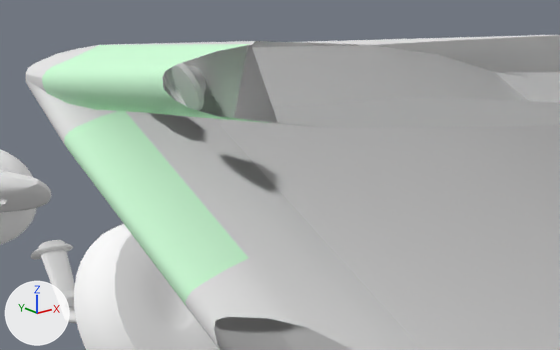
A saved change to the Blender file dev/blender/c172p-damage.blend.
Camera for both pictures: a camera (50 mm lens) standing at (-0.639, -3.912, 0.746) and looking at (0.084, -3.008, 0.384). The lights are fixed; the arrows at lower left show +X, +Y and +Z. Everything nearer to the camera than a plane just in front of the edit is cut away.

Names of what the first picture shows: 'LeftWheelBKD', 'LeftWheelStrutBKD', 'RightWheelBKD', 'fairing3D', 'landinglightcover_C', 'landinglightcover_D', 'lightlanding_D', 'wing_0_D', 'wing_leading_edge_left_C', 'wing_leading_edge_left_D', 'wing_left_C', 'wing_left_D'.
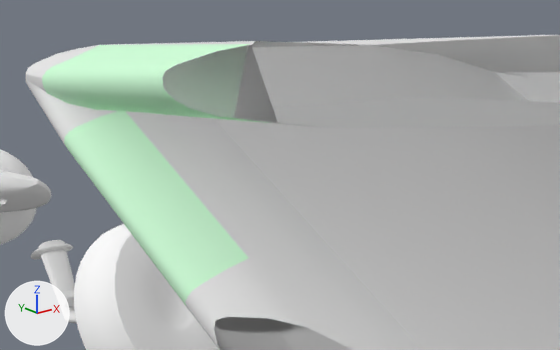
Boxes [x1, y1, x2, y2] around the edits, measured in the pictures (560 x 350 px):
'lightlanding_D', deleted
    before: [164, 63, 207, 111]

The change, as a list of edits to the scene's bpy script:
```text
Remove ob_lightlanding_d:
    ob_lightlanding_d = bpy.data.objects.new('lightlanding_D', me_torus_001)
    ob_lightlanding_d.parent = ob_wing_left_damage_group
    ob_lightlanding_d.location = (-0.0351, -2.922, 0.522)
    ob_lightlanding_d.rotation_euler = (0.00877, -0.356, -0.00401)  # degrees (0.5, -20, -0.2)
    ob_lightlanding_d.scale = (0.442, 0.442, 0.442)
Remove ob_lighttaxi_d:
    ob_lighttaxi_d = bpy.data.objects.new('lighttaxi_D', me_torus_002)
    ob_lighttaxi_d.parent = ob_wing_left_damage_group
    ob_lighttaxi_d.location = (-0.0402, -2.811, 0.507)
    ob_lighttaxi_d.rotation_euler = (-0.021, -0.379, 0.0577)  # degrees (-1.2, -22, 3.3)
    ob_lighttaxi_d.scale = (0.442, 0.442, 0.442)
```
